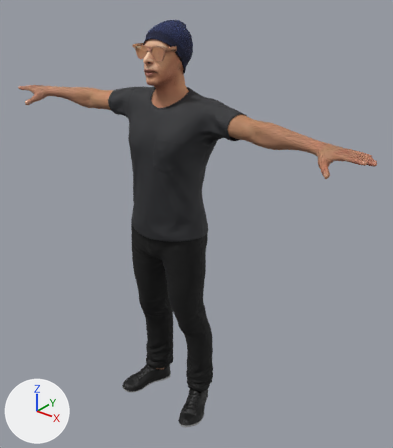
Two versions of the glTF model cly3dj/models/avatar/cly3dj_tripo.glb, one commit apart.
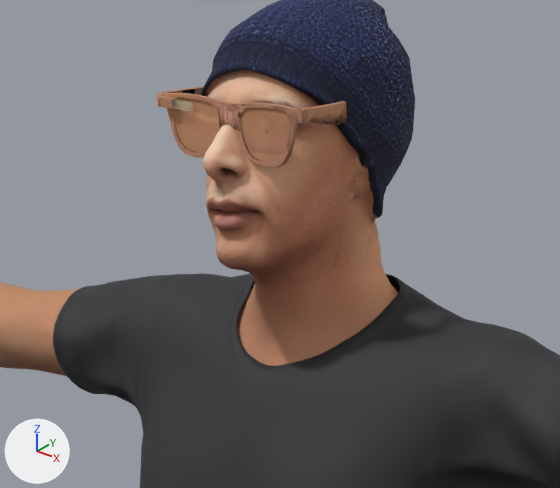
Each version appears first whole from a 50 mm camera at (1.421, -1.59, 1.985) aimed at (0.081, 0.085, 0.946), and next in a close-up on the part from 24% to 58% of the width and 5% to 31% of the height. The axes (+X, +Y, +Z) are drawn at lower left. The lights are the same throughout. The first two pictures are the older version.

Objects in the first close-up: 'AR_Glasses_Frame', 'AR_Glasses_Part_1', 'AvatarBody', 'Tripo_Head', 'outfit_top'.
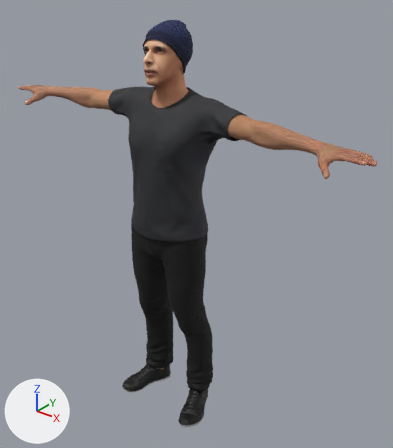
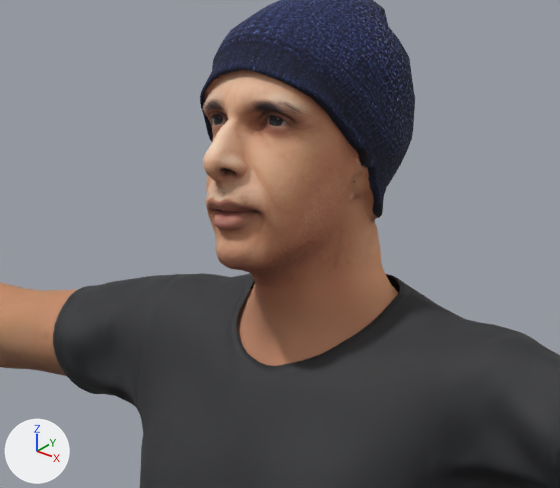
Where the change shows, as pixel boxes [x1, y1, x2, y2] in the close-ups (560 x 488 px):
'AR_Glasses_Frame', deleted (brown)
    before: [156, 87, 346, 167]
'AR_Glasses_Part_1', deleted
    before: [173, 99, 193, 111]

The change, as a list of edits to the scene's bpy script:
```text
Remove ob_ar_glasses_frame:
    ob_ar_glasses_frame = bpy.data.objects.new('AR_Glasses_Frame', me_glasses_low_main_0)
    ob_ar_glasses_frame.location = (0.0, 0.0, 0.0)
Remove ob_ar_glasses_part_1:
    ob_ar_glasses_part_1 = bpy.data.objects.new('AR_Glasses_Part_1', me_glasses_low_material_0)
    ob_ar_glasses_part_1.location = (0.0, 0.0, 0.0)
```
